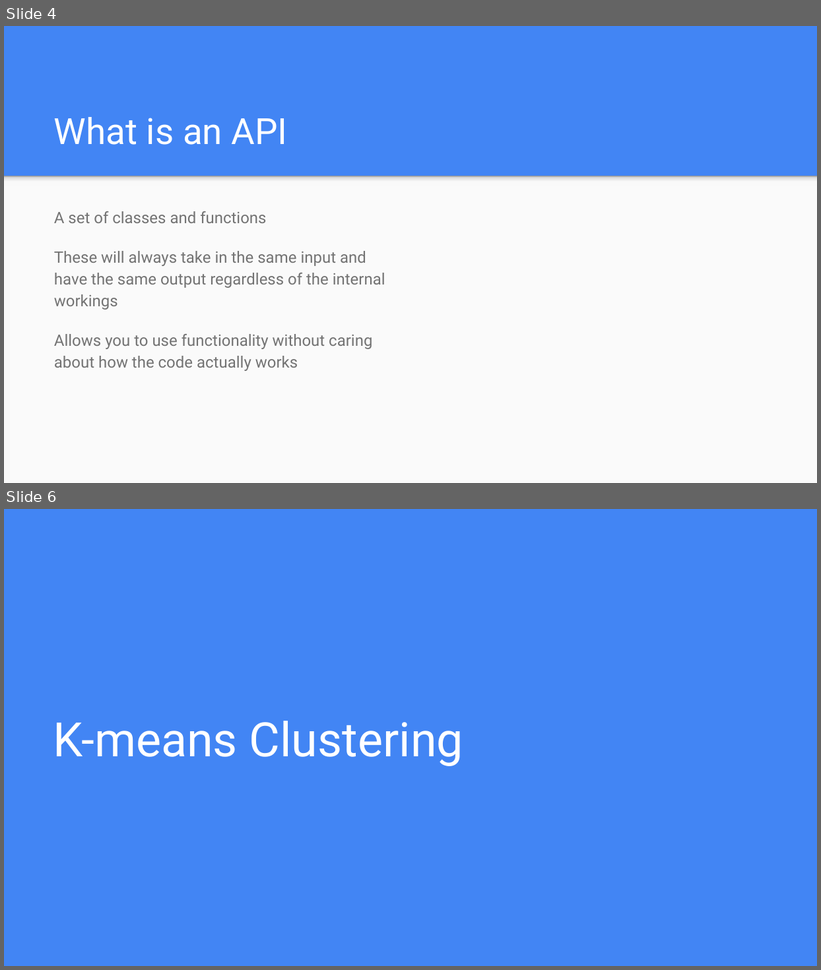
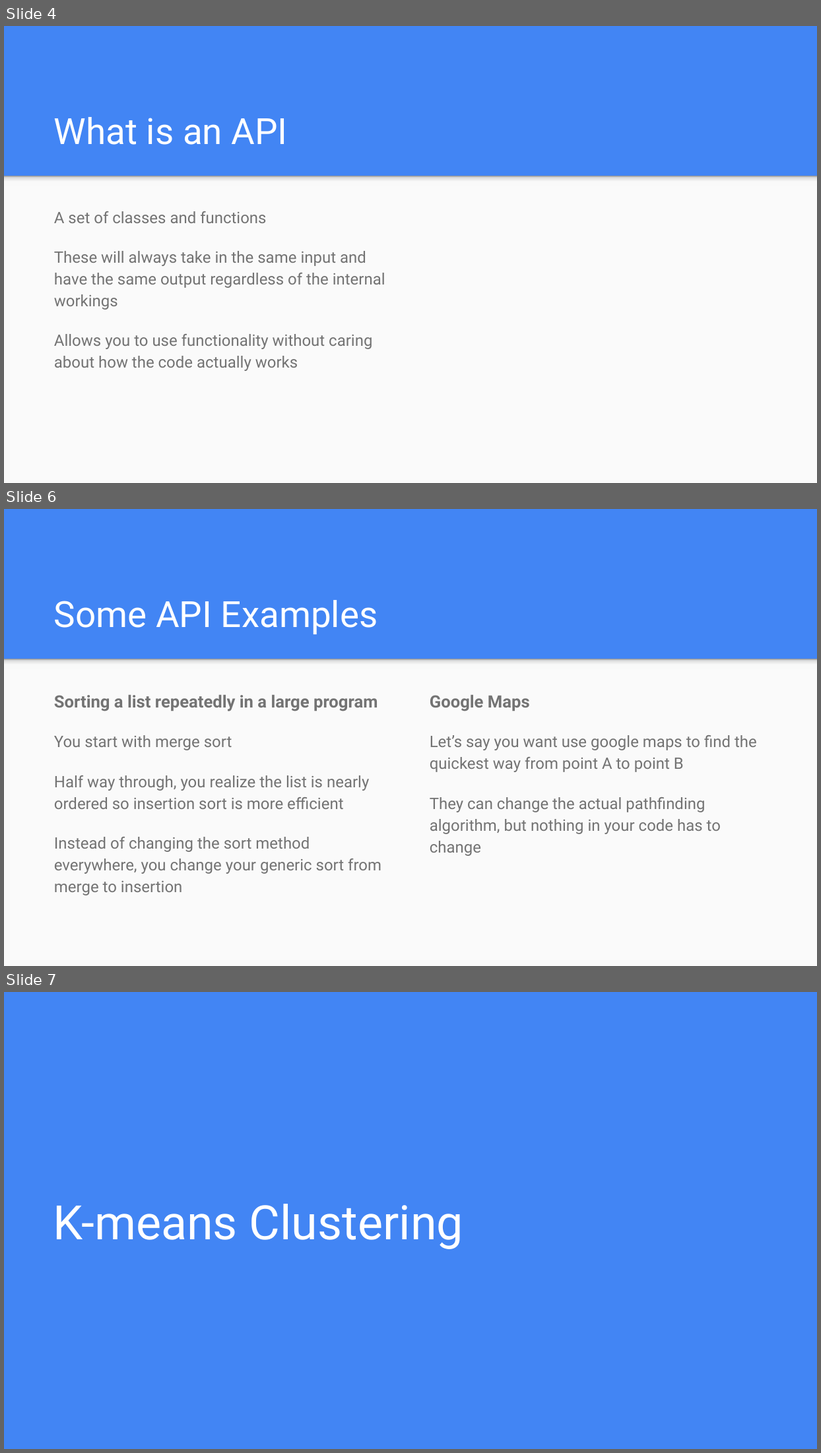
Before and after one commit to JohnnyBerman/HCS-Data-Science-Bootcamp, a slide deck: HCS Data Science Bootcamp.pptx. Shown one above the other, each under a label of ours: slides 4 and 6 before the commit, slides 4, 6 and 7 after it; the slides between them are not shown. The pictures are 821x970 and 821x1453 pixels, drawn with LibreOffice and Linux fonts; fonts in the diff are those of the drawing. Boxes give left, top, right and bottom in pixels: in the first picture for what was removed or moved away, otherwise in the second. Text is boxed around its words. In the diff, an @@ line names an element or a change of style, - is before the commit and + after.

```diff
--- a/HCS Data Science Bootcamp.pptx
+++ b/HCS Data Science Bootcamp.pptx
@@ slide 6 added at (4, 509, 817, 966), background #4285F4; not listed: 2 template elements that a slide beside it also shows @@
@@ title added at (54, 600, 378, 634), 32 pt, text #FFFFFF @@
+Some API Examples
@@ text added at (54, 695, 382, 896), 14 pt, text #737373 @@
+Sorting a list repeatedly in a large program
+You start with merge sort
+Half way through, you realize the list is nearly ordered so insertion sort is more efficient
+Instead of changing the sort method everywhere, you change your generic sort from merge to insertion
@@ text added at (430, 695, 757, 856), 14 pt, text #737373 @@
+Google Maps
+Let’s say you want use google maps to find the quickest way from point A to point B
+They can change the actual pathfinding algorithm, but nothing in your code has to change
@@ what was slide 6 is now slide 7 @@
```
Also in this commit, not shown: 4 slides changed, 2 other slides added.
